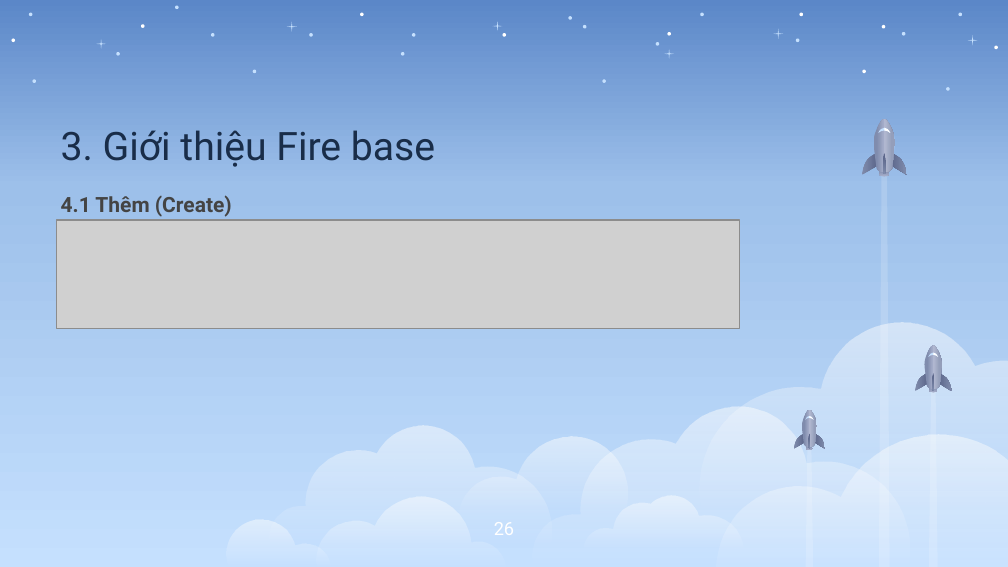
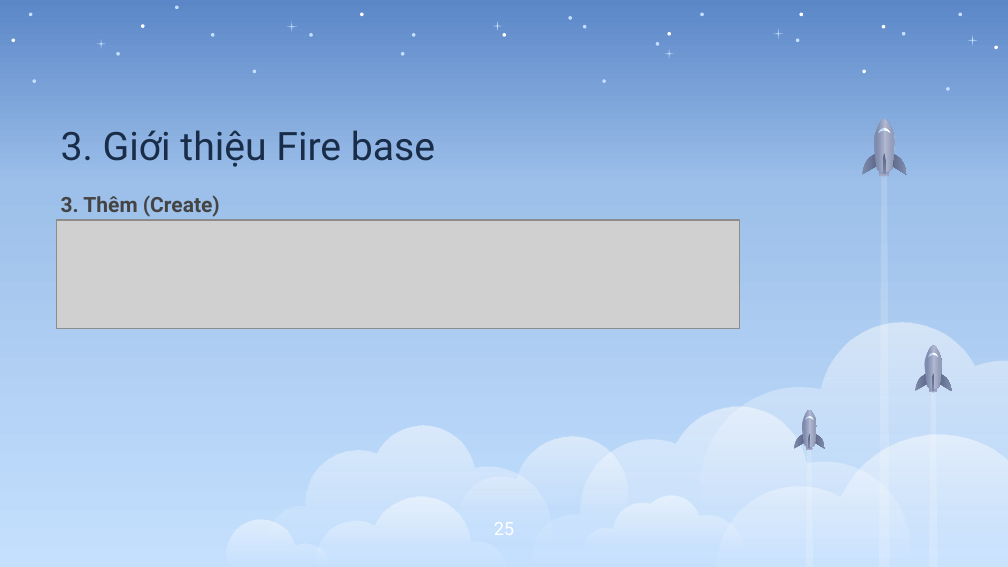
Before and after one commit to CANSA-team/Android2, a slide deck: slide 25 of Report_Android (1).pptx (slide 26 before the commit). Drawn at 1008x567 pixels with LibreOffice and Linux fonts; fonts in the diff are those of the drawing; grey boxes stand for pictures. Boxes give left, top, right and bottom in pixels: in the first picture for what was removed or moved away, otherwise in the second. Text is boxed around its words. In the diff, an @@ line names an element or a change of style, - is before the commit and + after.

```diff
--- a/Report_Android (1).pptx
+++ b/Report_Android (1).pptx
@@ text at (x1=61, y1=195, x2=220, y2=217): text changed @@
-4.1 Thêm (Create)
+3. Thêm (Create)
@@ page number at (x1=494, y1=522, x2=514, y2=535): text changed @@
-26
+25
```
Also in this commit, not shown: 2 other slides changed, 5 slides removed, 2 other files.
